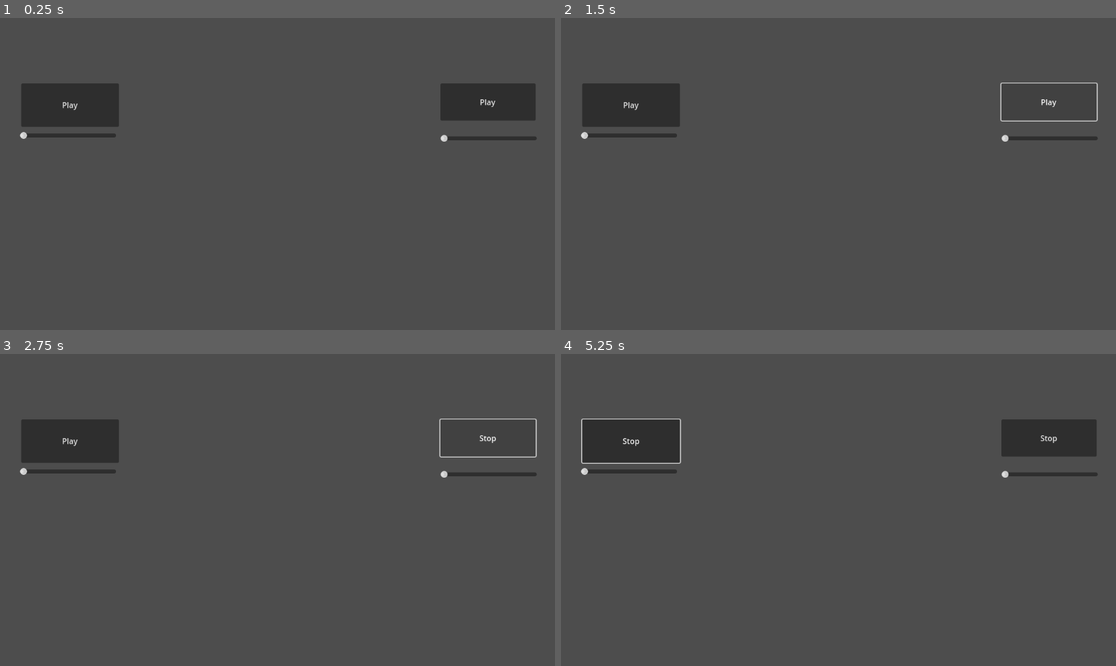
Above: before the commit, frames 1-4 (two rows, left to right).
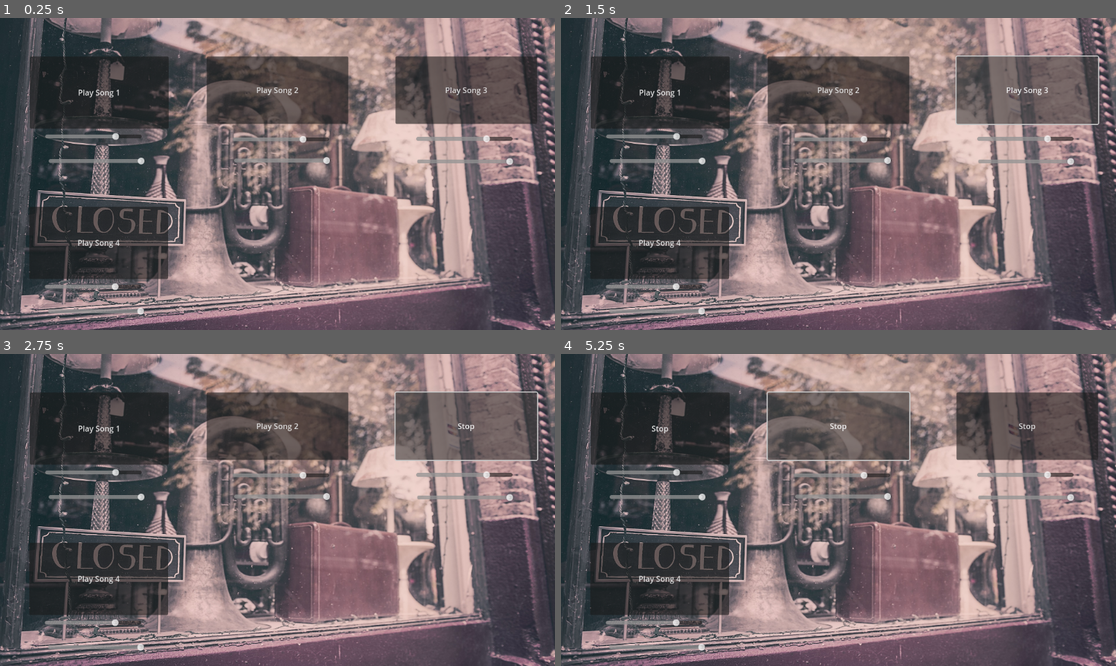
Above: after the commit, the same moments.

Repository: DylanFrenzy/Music-Assignment
Game: Godot game, scene res://audio_demo.tscn
Two runs of this game, one before a commit and one after it. Both use one fixed random seed, a clock stepped at 60 frames per second and the inputs below.
Inputs (mouse positions are in pixels of both pictures, inside the frame that each line leads up to):
- Up to frame 1 (0.25 s): no input
- Up to frame 2 (1.5 s): click "Play" (after the commit: "Play Song 3") at 0.5 s; click "Stop" at 1.25 s
- Up to frame 3 (2.75 s): click "Play" (after the commit: "Play Song 3") at 2 s
- Up to frame 4 (5.25 s): click "Play" (after the commit: "Play Song 1") at 2.75 s; click "Stop" at 3.5 s; click "Play" (after the commit: "Play Song 1") at 4.25 s; click (838, 425) at 5 s, where only the run after the commit has a clickable "Play Song 2"

The runs differ from the first frame. In frame 1, 66% of the frame differs, in the area x 0-100%, y 0-100%; in frame 2, 67%; in frame 3, 67%; in frame 4, 67%.

Commit message:
big update
many changes

Diff:
--- a/music-assignment/audio_demo.gd
+++ b/music-assignment/audio_demo.gd
@@ -3,7 +3,7 @@
 
 func _on_button_button_down() -> void:
 	if $AudioStreamPlayer2D.playing:
-		$Button.text = "Play"
+		$Button.text = "Play Song 3"
 		$AudioStreamPlayer2D.stop()
 
 	else:
@@ -15,9 +15,11 @@
 	$AudioStreamPlayer2D.pitch_scale = value
 	pass
 
+
+
 func _on_button_2_button_down() -> void:
 	if $AudioStreamPlayer2D2.playing:
-		$Button2.text = "Play"
+		$Button2.text = "Play Song 1"
 		$AudioStreamPlayer2D2.stop()
 
 	else:
@@ -28,3 +30,49 @@
 func _on_h_slider_2_value_changed(value: float) -> void:
 	$AudioStreamPlayer2D2.pitch_scale = value
 	pass
+
+func _on_button_3_button_down() -> void:
+	if $AudioStreamPlayer2D3.playing:
+		$Button3.text = "Play Song 2"
+		$AudioStreamPlayer2D3.stop()
+
+	else:
+		$Button3.text = "Stop"
+		$AudioStreamPlayer2D3.play()
+		pass # Replace with function body.
+
+func _on_h_slider_3_value_changed(value: float) -> void:
+	$AudioStreamPlayer2D3.pitch_scale = value
+	pass
+
+
+func _on_h_slider_4_value_changed(value: float) -> void:
+	$AudioStreamPlayer2D3.volume_db = value
+	pass # Replace with function body.
+
+func _on_h_slider_5_value_changed(value: float) -> void:
+	$AudioStreamPlayer2D2.volume_db = value
+	pass # Replace with function body.
+
+func _on_h_slider_6_value_changed(value: float) -> void:
+	$AudioStreamPlayer2D.volume_db = value
+	pass # Replace with function body.
+
+func _on_button_4_button_down() -> void:
+	if $AudioStreamPlayer2D4.playing:
+		$Button4.text = "Play Song 2"
+		$AudioStreamPlayer2D4.stop()
+
+	else:
+		$Button4.text = "Stop"
+		$AudioStreamPlayer2D4.play()
+		pass # Replace with function body.
+
+func _on_h_slider_7_value_changed(value: float) -> void:
+	$AudioStreamPlayer2D4.pitch_scale = value
+	pass
+
+
+func _on_h_slider_8_value_changed(value: float) -> void:
+	$AudioStreamPlayer2D4.volume_db = value
+	pass # Replace with function body.
--- a/music-assignment/audio_demo.tscn
+++ b/music-assignment/audio_demo.tscn
@@ -1,55 +1,167 @@
-[gd_scene load_steps=4 format=3 uid="uid://bbgs5sqqdcw7p"]
+[gd_scene load_steps=9 format=3 uid="uid://bbgs5sqqdcw7p"]
 
 [ext_resource type="Script" path="res://audio_demo.gd" id="1_4n1sv"]
+[ext_resource type="Texture2D" uid="uid://ccf774n6rx5vy" path="res://tuba-388989_1920.jpg" id="2_k2ia3"]
 [ext_resource type="AudioStream" uid="uid://gw2qrmvwp6ii" path="res://Thick_of_It_by_KSI_but_it_s_Big_Band_Jazz__Full_Version__[_YouConvert.net_].mp3" id="2_mi5nh"]
+[ext_resource type="AudioStream" uid="uid://dxutti54qotr0" path="res://There_Will_Never_Be_Another_You_[_YouConvert.net_].mp3" id="3_c68p3"]
 [ext_resource type="Script" path="res://button_2.gd" id="3_vehml"]
+[ext_resource type="AudioStream" uid="uid://dskgfbcu5sg53" path="res://Roger_Cicero_____Ich_atme_ein__Offizielles_Video__[_YouConvert.net_].mp3" id="5_6d5th"]
+[ext_resource type="Script" path="res://h_slider_4.gd" id="6_bpjjb"]
+[ext_resource type="AudioStream" uid="uid://xyr41sl4ytq2" path="res://Chet_Baker_-_Dancing_On_The_Ceiling_Official_Audio_[_YouConvert.net_].mp3" id="8_732pm"]
 
 [node name="Audio_demo" type="Node2D"]
 script = ExtResource("1_4n1sv")
+
+[node name="TextureRect" type="TextureRect" parent="."]
+offset_right = 1155.0
+offset_bottom = 650.0
+texture = ExtResource("2_k2ia3")
+expand_mode = 1
 
 [node name="AudioStreamPlayer2D" type="AudioStreamPlayer2D" parent="."]
 stream = ExtResource("2_mi5nh")
 pitch_scale = 0.05
 
 [node name="Button" type="Button" parent="."]
-offset_left = 914.0
-offset_top = 136.0
-offset_right = 1112.0
-offset_bottom = 213.0
-text = "Play"
+offset_left = 821.0
+offset_top = 80.0
+offset_right = 1115.0
+offset_bottom = 220.0
+text = "Play Song 3"
 
 [node name="HSlider" type="HSlider" parent="."]
-offset_left = 914.0
-offset_top = 242.0
-offset_right = 1114.0
-offset_bottom = 258.0
-max_value = 1.0
+offset_left = 864.0
+offset_top = 243.0
+offset_right = 1064.0
+offset_bottom = 259.0
+min_value = 0.25
+max_value = 1.25
 step = 0.05
+value = 1.0
 metadata/_edit_use_anchors_ = true
 
+[node name="HSlider6" type="HSlider" parent="."]
+offset_left = 866.0
+offset_top = 286.0
+offset_right = 1066.0
+offset_bottom = 310.0
+min_value = -30.0
+max_value = 0.0
+step = 0.05
+script = ExtResource("6_bpjjb")
+
 [node name="AudioStreamPlayer2D2" type="AudioStreamPlayer2D" parent="."]
-stream = ExtResource("2_mi5nh")
+stream = ExtResource("3_c68p3")
 pitch_scale = 0.05
 bus = &"Second Song"
 
 [node name="Button2" type="Button" parent="."]
-offset_left = 44.0
-offset_top = 136.0
-offset_right = 247.0
-offset_bottom = 226.0
-text = "Play"
+offset_left = 62.0
+offset_top = 80.0
+offset_right = 350.0
+offset_bottom = 230.0
+text = "Play Song 1"
+icon_alignment = 1
+expand_icon = true
 script = ExtResource("3_vehml")
 
 [node name="HSlider2" type="HSlider" parent="."]
-offset_left = 41.0
-offset_top = 232.0
-offset_right = 241.0
-offset_bottom = 256.0
-max_value = 1.0
+offset_left = 94.0
+offset_top = 234.0
+offset_right = 294.0
+offset_bottom = 258.0
+min_value = 0.25
+max_value = 1.25
 step = 0.05
+value = 1.0
+
+[node name="HSlider5" type="HSlider" parent="."]
+offset_left = 101.0
+offset_top = 285.0
+offset_right = 301.0
+offset_bottom = 309.0
+min_value = -30.0
+max_value = 0.0
+step = 0.05
+script = ExtResource("6_bpjjb")
+
+[node name="AudioStreamPlayer2D3" type="AudioStreamPlayer2D" parent="."]
+stream = ExtResource("5_6d5th")
+pitch_scale = 0.05
+bus = &"Third Song"
+
+[node name="Button3" type="Button" parent="."]
+offset_left = 429.0
+offset_top = 80.0
+offset_right = 723.0
+offset_bottom = 220.0
+text = "Play Song 2"
+script = ExtResource("3_vehml")
+
+[node name="HSlider3" type="HSlider" parent="."]
+offset_left = 483.0
+offset_top = 240.0
+offset_right = 683.0
+offset_bottom = 264.0
+min_value = 0.25
+max_value = 1.25
+step = 0.05
+value = 1.0
+
+[node name="HSlider4" type="HSlider" parent="."]
+offset_left = 486.0
+offset_top = 284.0
+offset_right = 686.0
+offset_bottom = 308.0
+min_value = -30.0
+max_value = 0.0
+step = 0.05
+script = ExtResource("6_bpjjb")
+
+[node name="AudioStreamPlayer2D4" type="AudioStreamPlayer2D" parent="."]
+stream = ExtResource("8_732pm")
+
+[node name="Button4" type="Button" parent="."]
+offset_left = 61.0
+offset_top = 392.0
+offset_right = 349.0
+offset_bottom = 542.0
+text = "Play Song 4"
+icon_alignment = 1
+expand_icon = true
+script = ExtResource("3_vehml")
+
+[node name="HSlider7" type="HSlider" parent="."]
+offset_left = 93.0
+offset_top = 546.0
+offset_right = 293.0
+offset_bottom = 570.0
+min_value = 0.25
+max_value = 1.25
+step = 0.05
+value = 1.0
+
+[node name="HSlider8" type="HSlider" parent="."]
+offset_left = 100.0
+offset_top = 597.0
+offset_right = 300.0
+offset_bottom = 621.0
+min_value = -30.0
+max_value = 0.0
+step = 0.05
+script = ExtResource("6_bpjjb")
 
 [connection signal="button_down" from="Button" to="." method="_on_button_button_down"]
 [connection signal="changed" from="HSlider" to="." method="_on_h_slider_changed"]
 [connection signal="value_changed" from="HSlider" to="." method="_on_h_slider_value_changed"]
+[connection signal="value_changed" from="HSlider6" to="." method="_on_h_slider_6_value_changed"]
 [connection signal="button_down" from="Button2" to="." method="_on_button_2_button_down"]
 [connection signal="value_changed" from="HSlider2" to="." method="_on_h_slider_2_value_changed"]
+[connection signal="value_changed" from="HSlider5" to="." method="_on_h_slider_5_value_changed"]
+[connection signal="button_down" from="Button3" to="." method="_on_button_3_button_down"]
+[connection signal="value_changed" from="HSlider3" to="." method="_on_h_slider_3_value_changed"]
+[connection signal="value_changed" from="HSlider4" to="." method="_on_h_slider_4_value_changed"]
+[connection signal="button_down" from="Button4" to="." method="_on_button_4_button_down"]
+[connection signal="value_changed" from="HSlider7" to="." method="_on_h_slider_7_value_changed"]
+[connection signal="value_changed" from="HSlider7" to="." method="_on_h_slider_2_value_changed"]
+[connection signal="value_changed" from="HSlider8" to="." method="_on_h_slider_8_value_changed"]
--- a/music-assignment/default_bus_layout.tres
+++ b/music-assignment/default_bus_layout.tres
@@ -12,3 +12,9 @@
 bus/1/bypass_fx = false
 bus/1/volume_db = 0.0
 bus/1/send = &"Master"
+bus/2/name = &"Third Song"
+bus/2/solo = false
+bus/2/mute = false
+bus/2/bypass_fx = false
+bus/2/volume_db = 0.0
+bus/2/send = &"Master"
--- /dev/null
+++ b/music-assignment/h_slider_4.gd
@@ -0,0 +1 @@
+extends HSlider
Not shown, added: music-assignment/Chet_Baker_-_Dancing_On_The_Ceiling_Official_Audio_[_YouConvert.net_].mp3.import
Not shown, added: music-assignment/Roger_Cicero_____Ich_atme_ein__Offizielles_Video__[_YouConvert.net_].mp3.import
Binary file added: music-assignment/saxophone-6591475_1280.jpg
Not shown, added: music-assignment/saxophone-6591475_1280.jpg.import
Binary file added: music-assignment/tuba-388989_1920.jpg
Not shown, added: music-assignment/tuba-388989_1920.jpg.import
Not shown, added: music-assignment/Chet_Baker_-_Dancing_On_The_Ceiling_Official_Audio_[_YouConvert.net_].mp3
Not shown, added: music-assignment/Roger_Cicero_____Ich_atme_ein__Offizielles_Video__[_YouConvert.net_].mp3
